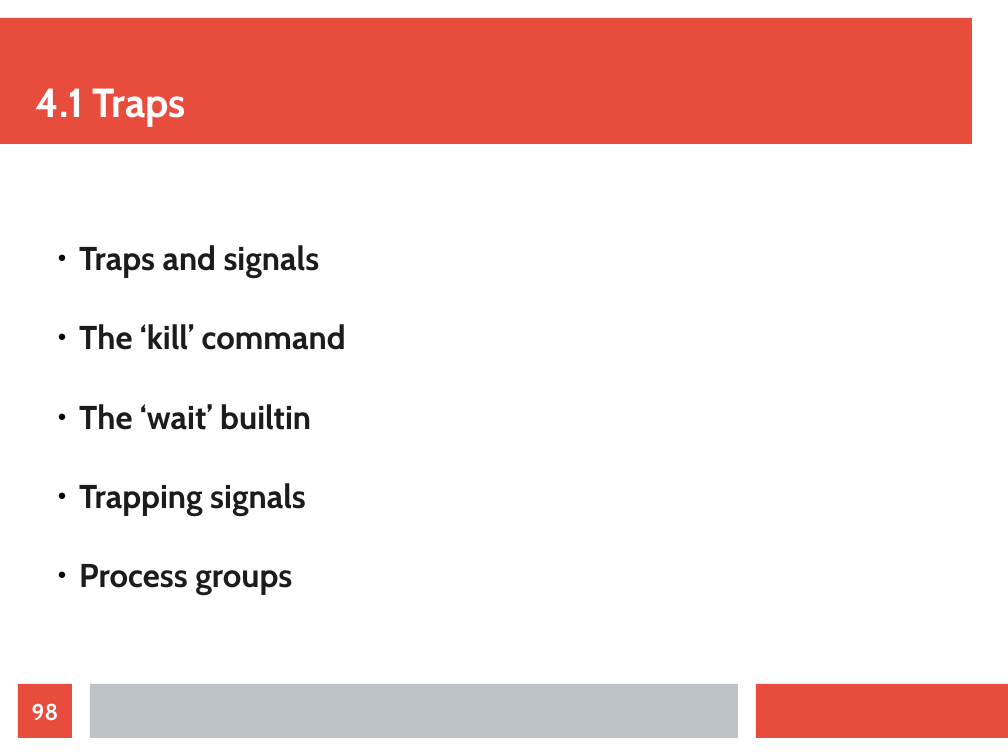
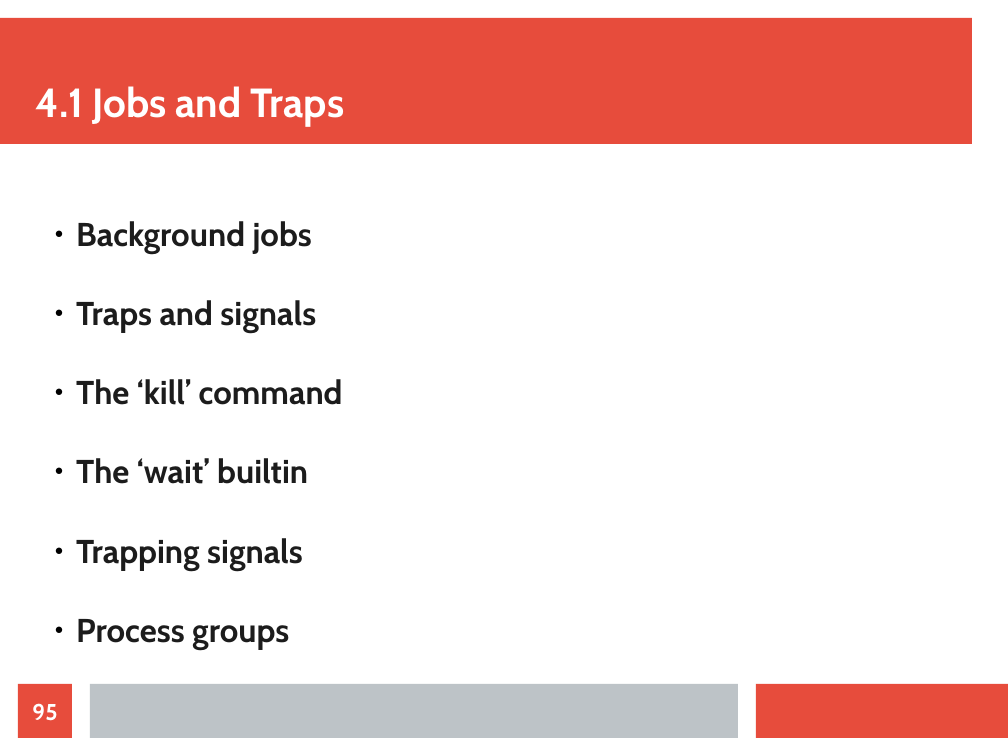
Before and after one commit to ianmiell/introduction-to-bash, a slide deck: slide 95 of slides/introduction_to_bash.odp (slide 98 before the commit). Drawn at 1008x756 pixels with LibreOffice and Linux fonts; fonts in the diff are those of the drawing. Boxes give left, top, right and bottom in pixels: in the first picture for what was removed or moved away, otherwise in the second. Text is boxed around its words. In the diff, an @@ line names an element or a change of style, - is before the commit and + after.

```diff
--- a/slides/introduction_to_bash.odp
+++ b/slides/introduction_to_bash.odp
@@ title at (x1=36, y1=86, x2=345, y2=127): text changed @@
-4.1 Traps
+4.1 Jobs and Traps
@@ subtitle "Background jobs" moved from (x1=79, y1=245, x2=346, y2=595) to (x1=76, y1=221, x2=343, y2=650) @@
@@ subtitle at (x1=76, y1=221, x2=312, y2=254): paragraph added @@
+  ● Background jobs
@@ page number at (x1=32, y1=703, x2=57, y2=721): text changed @@
-98
+95
```
Also in this commit, not shown: 4 other slides changed, 3 slides removed, 8 other files.
